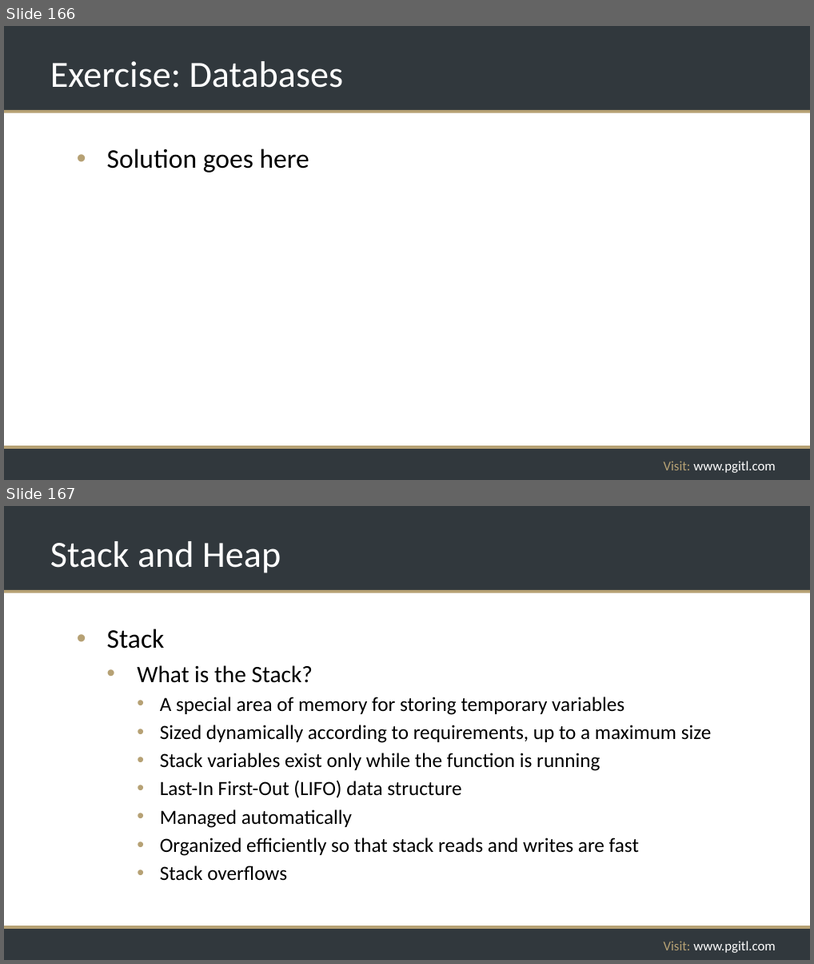
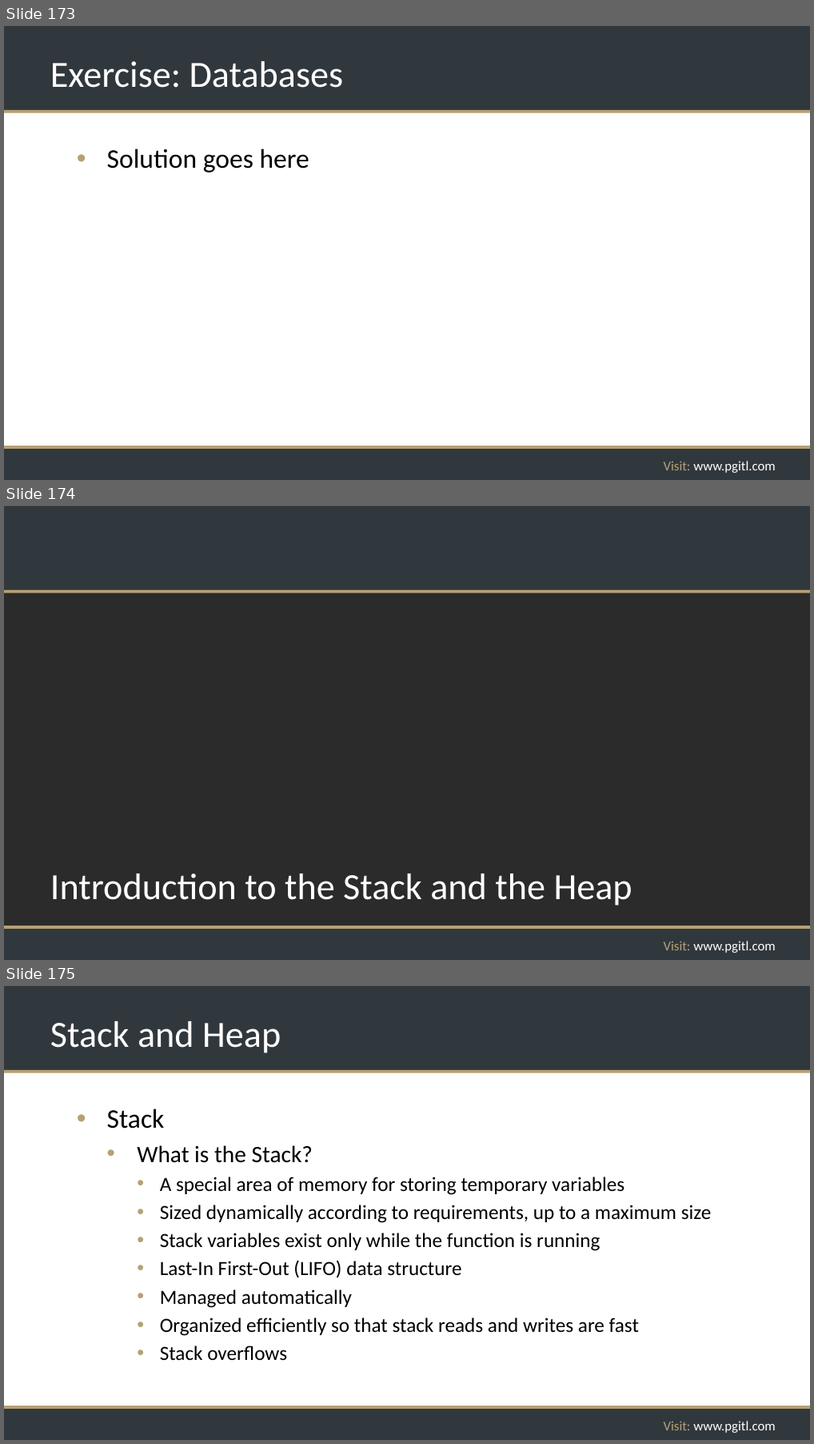
Before and after one commit to rikkouri/project-a, a slide deck: Programming Foundations.pptx. Shown one above the other, each under a label of ours: slides 166 and 167 before the commit, slides 173, 174 and 175 after it. The pictures are 814x964 and 814x1444 pixels, drawn with LibreOffice and Linux fonts; fonts in the diff are those of the drawing; background and template pictures are left out; a plain dark background stands for a picture behind light text. Boxes give left, top, right and bottom in pixels: in the first picture for what was removed or moved away, otherwise in the second. Text is boxed around its words. In the diff, an @@ line names an element or a change of style, - is before the commit and + after.

```diff
--- a/Programming Foundations.pptx
+++ b/Programming Foundations.pptx
@@ slide 174 added at (4, 506, 810, 960), background picture (left out); not listed: 5 template elements that a slide beside it also shows @@
@@ title added at (50, 873, 633, 905), 44 pt, text #FFFFFF @@
+Introduction to the Stack and the Heap
@@ what was slide 166 is now slide 173 @@
@@ what was slide 167 is now slide 175 @@
```
Also in this commit, not shown: 3 slides changed, 13 other slides added.
